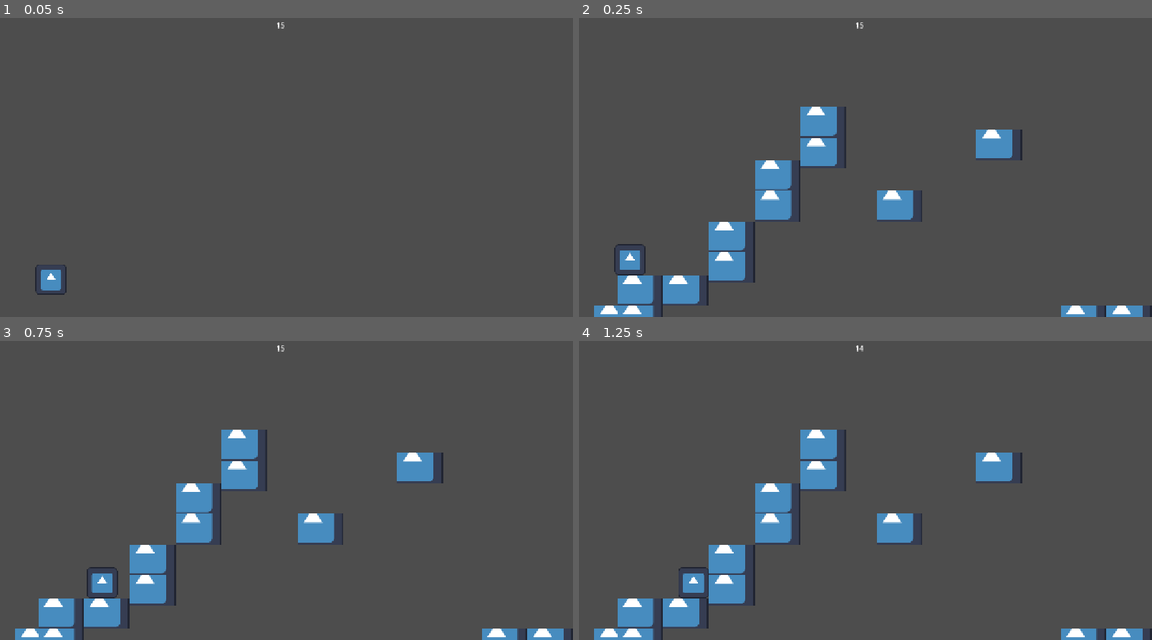
Above: before the commit, frames 1-4 (two rows, left to right).
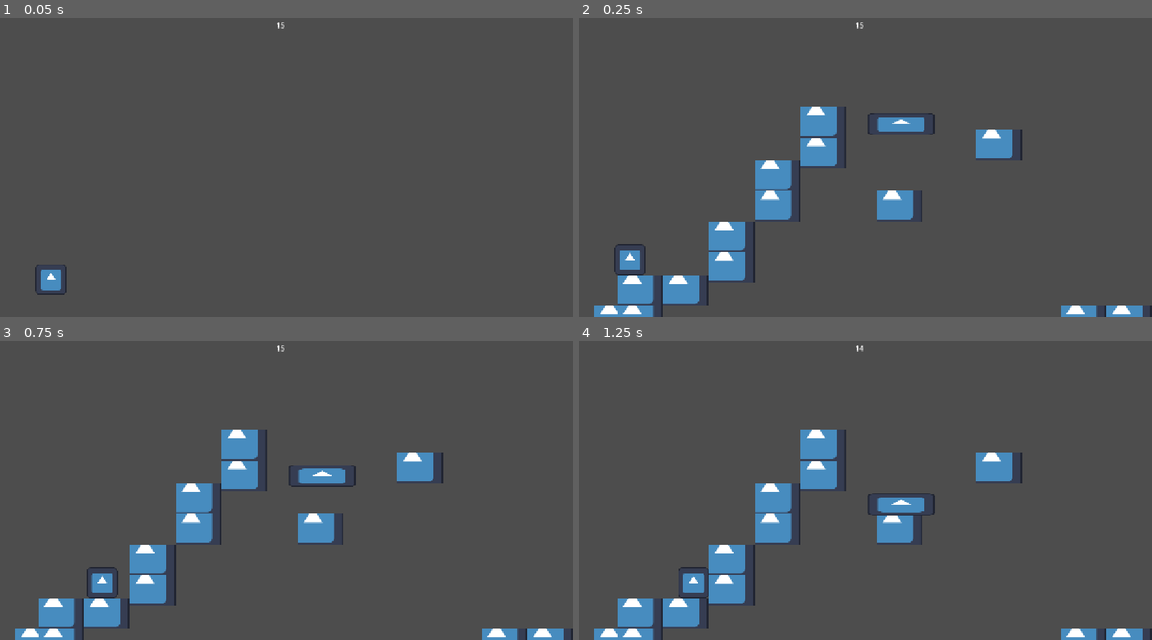
Above: after the commit, the same moments.

Repository: Gamnraa/GMTK2026
Game: Godot game, scene res://MainScene.tscn
Same seed, same stepped clock (60 frames per second), same inputs: the game is played once before the commit and once after it. The engine's default icon, where the game draws it, is replaced by a stand-in: a white triangle on a blue panel in a dark square.
Inputs:
- Up to frame 1 (0.05 s): no input
- Up to frame 2 (0.25 s): no input
- Up to frame 3 (0.75 s): tap Enter (ui_accept) at 0.5 s; hold D (right) from 0.53 s (still down); hold S (ground_pound) from 0.53 s (still down)
- Up to frame 4 (1.25 s): keep holding D (right); keep holding S (ground_pound); tap Space (jump) at 0.77 s

Frame 1 is identical in both runs. In frame 2, 0.5% of the frame differs, in the area x 50-63%, y 31-39%; in frame 3, 0.5%; in frame 4, 0.5%, in the area x 50-63%, y 50-59%.

Commit message:
Movable plats

Diff:
--- a/gmtk-2026/Nodes/Levels/debug_level.tscn
+++ b/gmtk-2026/Nodes/Levels/debug_level.tscn
@@ -1,7 +1,27 @@
 [gd_scene format=4 uid="uid://cgf13rg7iggcl"]
 
 [ext_resource type="TileSet" uid="uid://djcmff7ajx6dq" path="res://DebugSet.tres" id="1_2n7e3"]
+[ext_resource type="PackedScene" uid="uid://c4j6vfb15l500" path="res://Nodes/MovingPlatform.tscn" id="2_5x51m"]
+
+[sub_resource type="Curve2D" id="Curve2D_5x51m"]
+_data = {
+"points": PackedVector2Array(0, 0, 0, 0, 0, 0, 0, 0, 0, 0, 0, 200, 0, 0, 0, 0, 0, 0)
+}
+point_count = 3
 
 [node name="DebugLevel" type="TileMapLayer" unique_id=1778282463]
 tile_map_data = PackedByteArray("AAACACkAAAACAAMAAAACACoAAAACAAQAAAACACsAAAACAAUAAAACACwAAAACAAYAAAADACkAAAADAAMAAAADAC …(5104 unchanged characters)…
 tile_set = ExtResource("1_2n7e3")
+
+[node name="Path2D2" type="Path2D" parent="." unique_id=1865020079]
+position = Vector2(675, 260)
+curve = SubResource("Curve2D_5x51m")
+
+[node name="PathFollow2D" type="PathFollow2D" parent="Path2D2" unique_id=545929817]
+rotation = 1.5707964
+rotates = false
+
+[node name="MovingPlatform" parent="Path2D2/PathFollow2D" unique_id=1588364451 node_paths=PackedStringArray("path") instance=ExtResource("2_5x51m")]
+rotation = -1.5707964
+speed = 2
+path = NodePath("..")
--- /dev/null
+++ b/gmtk-2026/Nodes/MovingPlatform.tscn
@@ -0,0 +1,18 @@
+[gd_scene format=3 uid="uid://c4j6vfb15l500"]
+
+[ext_resource type="Texture2D" uid="uid://dhcwybhoxgwhe" path="res://icon.svg" id="1_2ornc"]
+[ext_resource type="Script" uid="uid://dknqjlaedek2j" path="res://Scripts/MovingPlatform.gd" id="1_thic8"]
+
+[sub_resource type="RectangleShape2D" id="RectangleShape2D_0lhij"]
+size = Vector2(144, 47)
+
+[node name="MovingPlatform" type="StaticBody2D" unique_id=1320957195]
+script = ExtResource("1_thic8")
+
+[node name="Sprite2D" type="Sprite2D" parent="." unique_id=535059602]
+scale = Vector2(1.1171875, 0.359375)
+texture = ExtResource("1_2ornc")
+
+[node name="CollisionShape2D" type="CollisionShape2D" parent="." unique_id=1982323474]
+position = Vector2(0, -0.5)
+shape = SubResource("RectangleShape2D_0lhij")
--- /dev/null
+++ b/gmtk-2026/Scripts/MovingPlatform.gd
@@ -0,0 +1,13 @@
+extends Node2D
+@export var speed = 20
+@export var path = PathFollow2D
+
+
+# Called when the node enters the scene tree for the first time.
+func _ready() -> void:
+	pass # Replace with function body.
+
+
+# Called every frame. 'delta' is the elapsed time since the previous frame.
+func _process(delta: float) -> void:
+	path.progress += speed
Not shown, added: gmtk-2026/Scripts/MovingPlatform.gd.uid
